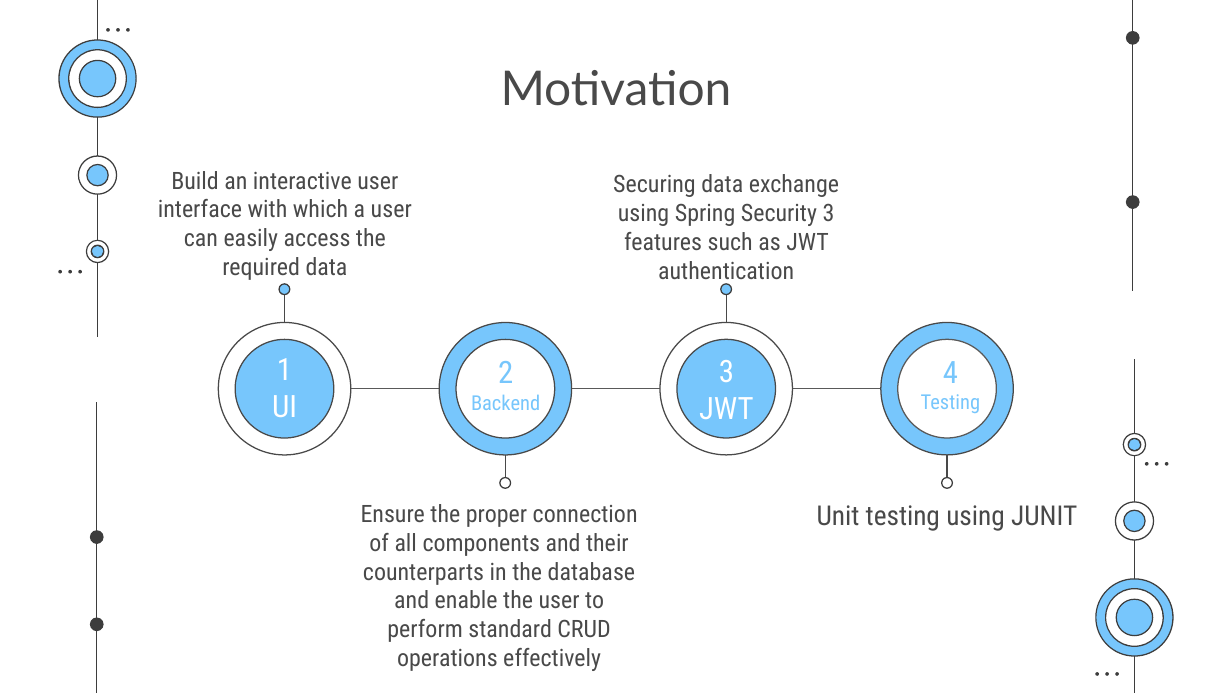
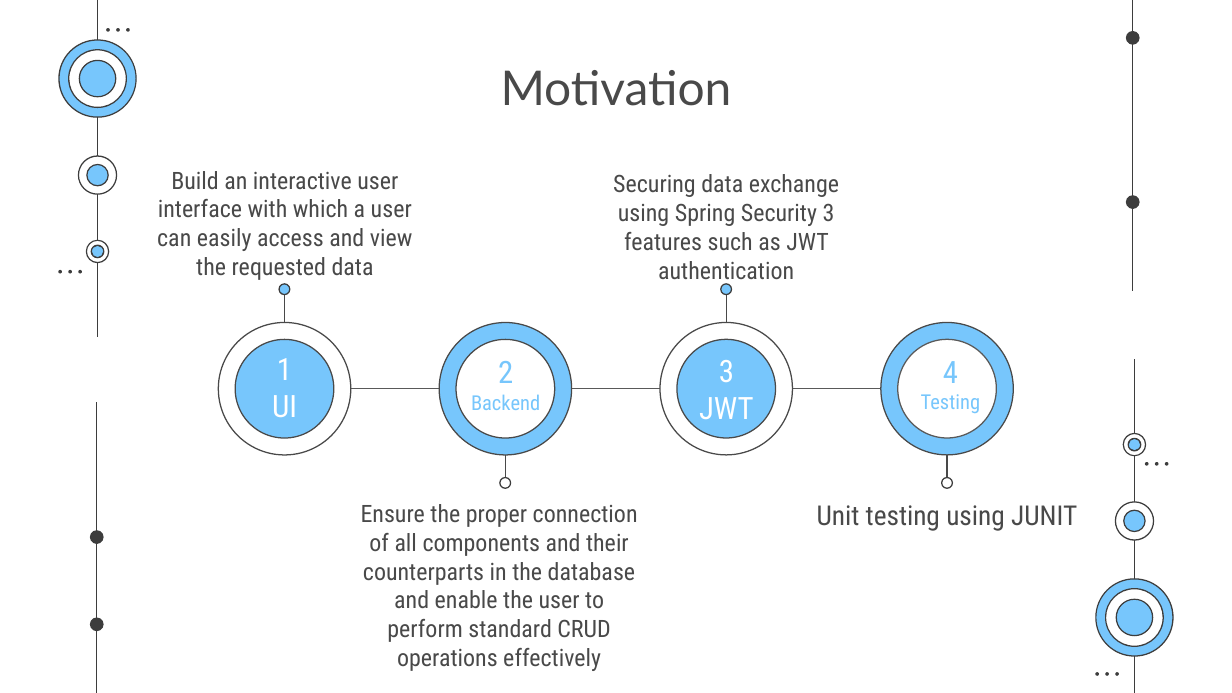
Before and after one commit to kabilan16/LoanManagement, a slide deck: slide 3 of Technology Consulting by Slidesgo.pptx. Drawn at 1232x693 pixels with LibreOffice and Linux fonts; fonts in the diff are those of the drawing. Boxes give left, top, right and bottom in pixels: in the first picture for what was removed or moved away, otherwise in the second. Text is boxed around its words. In the diff, an @@ line names an element or a change of style, - is before the commit and + after.

Commit message:
PPT Changes made

```diff
--- a/Technology Consulting by Slidesgo.pptx
+++ b/Technology Consulting by Slidesgo.pptx
@@ text at [157,171,413,280]: text changed @@
-Build an interactive user interface with which a user can easily access the required data
+Build an interactive user interface with which a user can easily access and view the requested data
```
Also in this commit, not shown: 3 other slides changed, 2 slides added, 2 slides removed.
